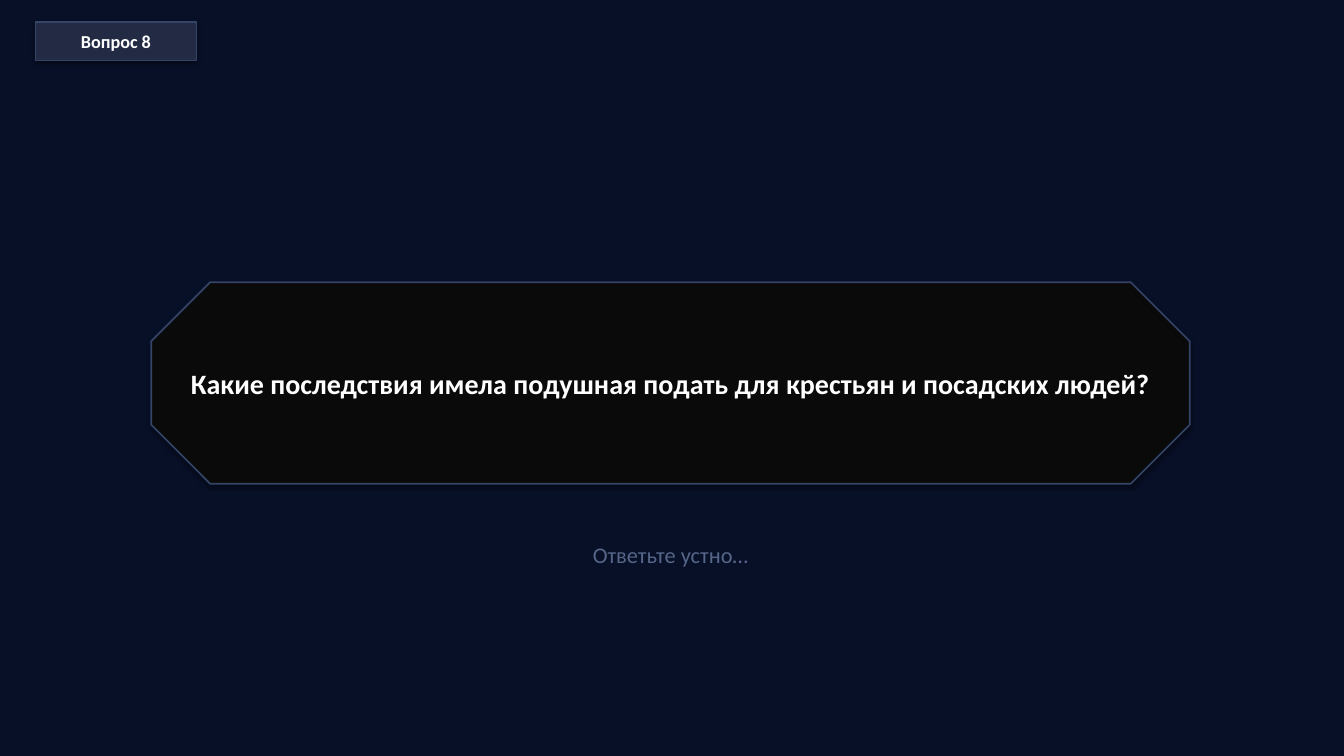
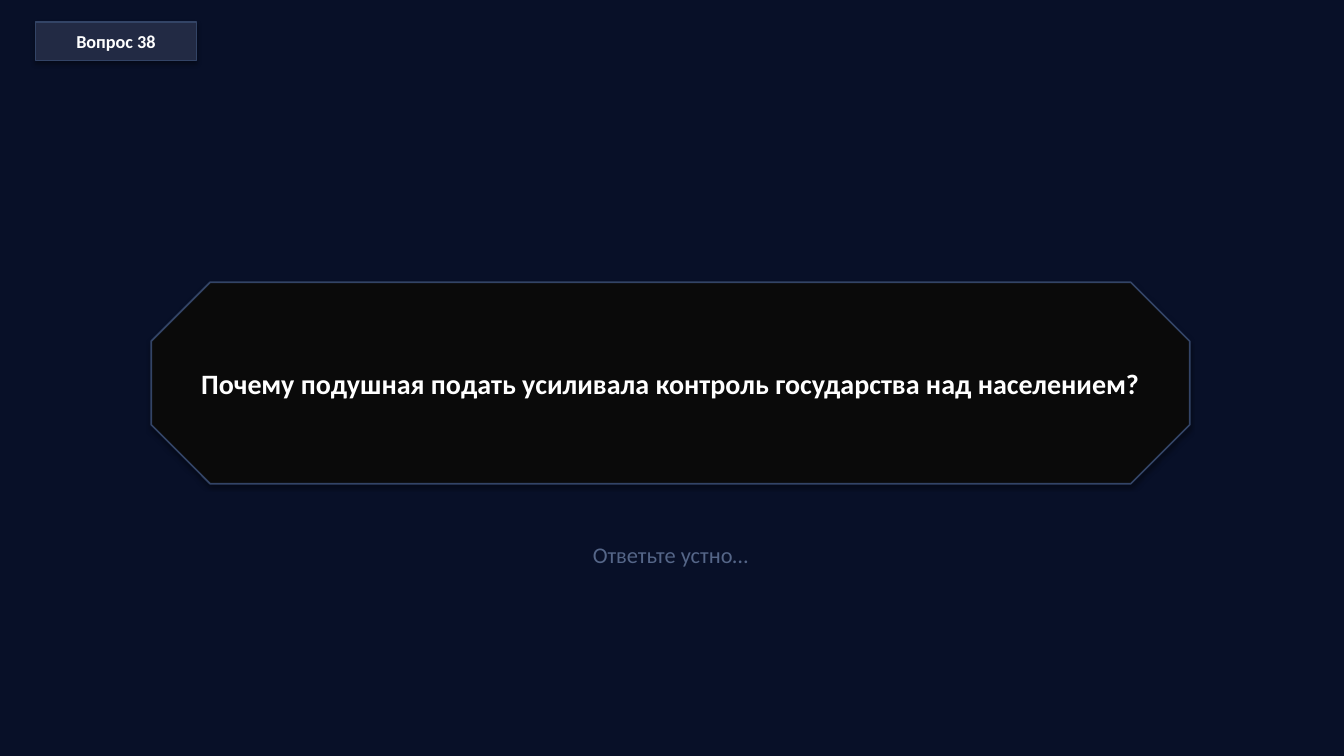
Before and after one commit to bk-ru/quizcraft, a slide deck: slide 75 of mockups/compact-workspace/data/demo-export.pptx (slide 15 before the commit). Drawn at 1344x756 pixels with LibreOffice and Linux fonts; fonts in the diff are those of the drawing. Boxes give left, top, right and bottom in pixels: in the first picture for what was removed or moved away, otherwise in the second. Text is boxed around its words. In the diff, an @@ line names an element or a change of style, - is before the commit and + after.

```diff
--- a/mockups/compact-workspace/data/demo-export.pptx
+++ b/mockups/compact-workspace/data/demo-export.pptx
@@ text in rectangle at (76,35,155,51): text changed @@
-Вопрос 8
+Вопрос 38
@@ text in octagon at (201,374,1139,399): text changed @@
-Какие последствия имела подушная подать для крестьян и посадских людей?
+Почему подушная подать усиливала контроль государства над населением?
```
Also in this commit, not shown: 13 other slides changed, 86 slides added, 6 slides removed, 2 other files.
